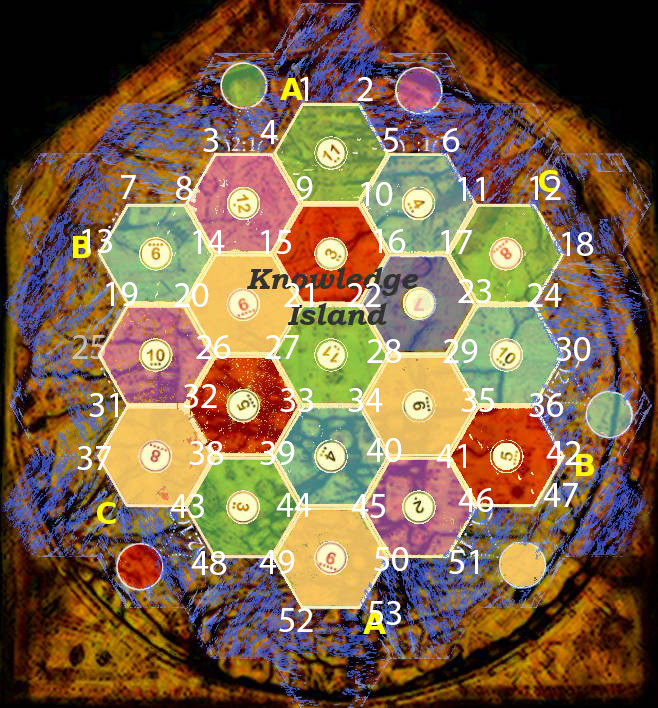
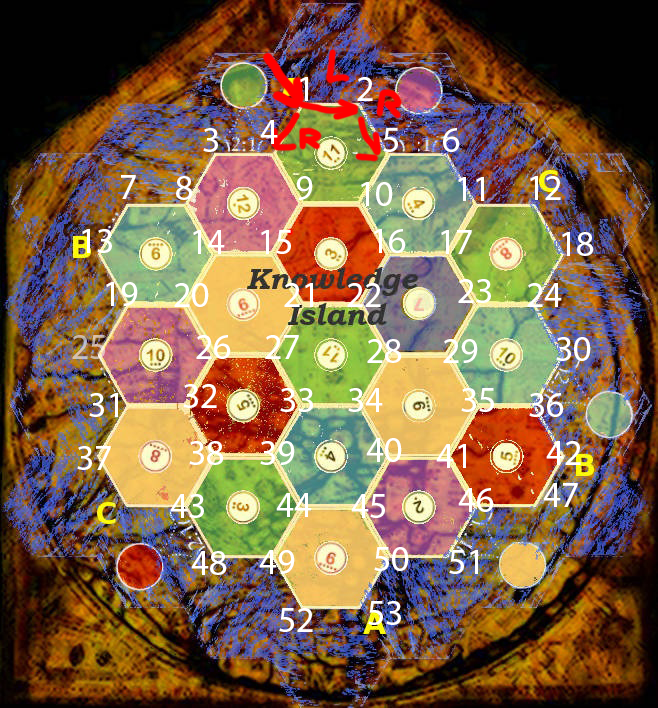
Layered file, before and after one edit (658x708). Changes by layer:
added layer "Layer 2" above "Background" over bbox(262, 48, 402, 236)
